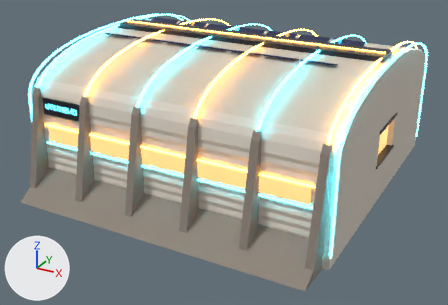
The FBX model My project/Assets/Resources/OutpostModules/Utilities.fbx: old version first, new version second.
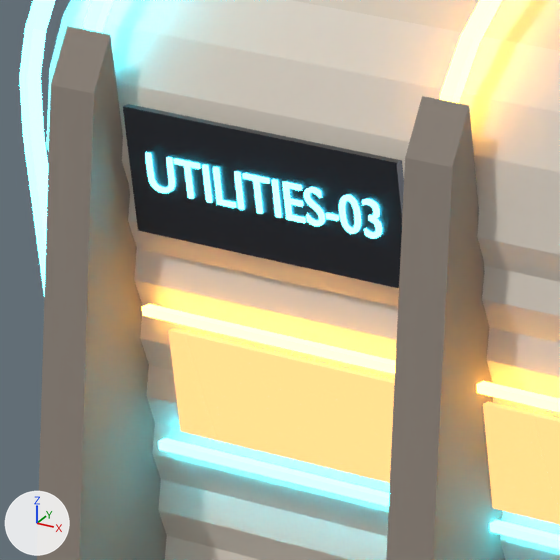
The first picture shows the older version from a camera (50 mm lens) standing at (20.23, -16.64, 8.31) and looking at (11.54, -0.84, 0.41). The close-ups show the older and then the newer version on the part from 6% to 22% of the width and 27% to 52% of the height of that picture. Only the edits that show in the close-ups are written down. Arrows for +X, +Y and +Z are at lower left; the lights stay in place. Where no turn or scale is listed for an object, it has been applied to the vertices. Vertices at exactly the same position are counted once.

Before the edit, the objects in view are built like this:
```python
me_utilities_solid = bpy.data.meshes.new('Utilities solid')
me_utilities_solid.from_pydata(...)  # 500 vertices, 418 faces; spans x 7.12..16.38, y -5.46..5.46, z -0.3..3.87
# faces by material slot: [236, 78, 22, 82]
me_utilities_solid.materials.append(mat_shell_printed)  # pale yellow #d8cfc2
me_utilities_solid.materials.append(mat_int_printed)  # pale yellow #cfc4b4
me_utilities_solid.materials.append(mat_shell_gunmetal)  # dark grey #3a3d44
me_utilities_solid.materials.append(mat_shell_printed_dark)  # grey #8c8278
me_utilities_trim = bpy.data.meshes.new('Utilities trim')
me_utilities_trim.from_pydata(...)  # 3764 vertices, 4452 faces; spans x 7.06..16.43, y -4.44..4.44, z -0.06..4.02
me_utilities_trim.materials.append(mat_int_hazard)  # orange #e2a21b
me_utilities_trim.materials.append(mat_shell_light_amber)  # black #000000, glowing orange #ffb547
me_utilities_trim.materials.append(mat_shell_gunmetal)  # dark grey #3a3d44
me_utilities_trim.materials.append(mat_shell_light_cyan)  # black #000000, glowing cyan #3fe0ff
me_utilities_trim.materials.append(mat_shell_window)  # black #0e141c, glowing orange #ffc27a
me_utilities_trim.materials.append(mat_int_rubber)  # black #1a1b1f
me_utilities_trim.materials.append(mat_int_deck)  # dark grey #474b53
me_utilities_trim.materials.append(mat_int_panel)  # white #e9e6e0
me_utilities_trim.materials.append(mat_int_light_warm)  # black #000000, glowing beige #ffe9cf
me_utilities_trim.materials.append(mat_shell_solar)  # dark blue #1c2a55
ob_utilities_solid = bpy.data.objects.new('Utilities solid', me_utilities_solid)
ob_utilities_solid.location = (0.0, 0.0, 0.0)
ob_utilities_trim = bpy.data.objects.new('Utilities trim', me_utilities_trim)
ob_utilities_trim.location = (0.0, 0.0, 0.0)
```
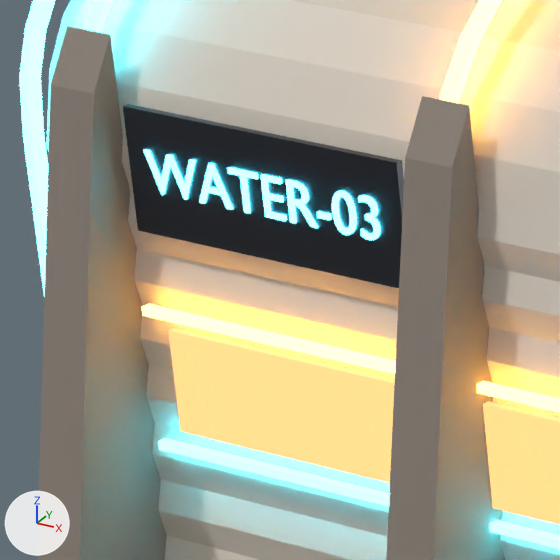
Diff of the bpy script that builds the scene:
```diff
--- a/My project/Assets/Resources/OutpostModules/Utilities.fbx.py
+++ b/My project/Assets/Resources/OutpostModules/Utilities.fbx.py
@@ me_utilities_trim @@
 # used by ob_utilities_trim; location = (0.0, 0.0, 0.0)
-me_utilities_trim.from_pydata(...)  # 3764 vertices, 4452 faces; spans x 7.06..16.43, y -4.44..4.44, z -0.06..4.02
+me_utilities_trim.from_pydata(...)  # 3548 vertices, 4152 faces; spans x 7.06..16.43, y -4.44..4.44, z -0.06..4.02
+# me_utilities_trim part 1: the loose piece of 24 vertices spanning x 8.38..8.47, y -4.41..-4.39, z 2.34..2.48 is copied, and the copy is moved by (-0.1, 0.0, 0.0); it spans x 8.27..8.37, y -4.41..-4.39, z 2.33..2.49
+# me_utilities_trim part 2: the loose piece of 22 vertices spanning x 7.65..7.67, y -0.04..0.08, z 2.77..2.89 is copied, and the copy is turned -90 degrees about the z axis through its middle and scaled by 1.42, then moved by (0.37, -4.42, -0.42); it spans x 7.95..8.11, y -4.41..-4.39, z 2.33..2.49
+# me_utilities_trim part 3: the loose piece of 16 vertices spanning x 8.18..8.31, y -4.41..-4.39, z 2.34..2.48 is rebuilt with 16 vertices and now spans x 8.11..8.25, y -4.41..-4.39, z 2.33..2.49
+# me_utilities_trim part 4: the loose piece of 16 vertices spanning x 7.84..7.96, y -4.41..-4.39, z 2.34..2.48 is deleted
+# me_utilities_trim part 5: the loose piece of 12 vertices spanning x 8.04..8.12, y -4.41..-4.39, z 2.34..2.48 is deleted
+# me_utilities_trim part 6: the loose piece of 8 vertices spanning x 7.98..8.0, y -4.41..-4.39, z 2.34..2.48 is deleted
+# me_utilities_trim part 7: the loose piece of 8 vertices spanning x 8.33..8.35, y -4.41..-4.39, z 2.34..2.48 is deleted
+# me_utilities_trim part 8: the loose piece of 8 vertices spanning x 8.14..8.16, y -4.41..-4.39, z 2.34..2.48 is deleted
+# me_utilities_trim part 9: 322 vertices moved from x 7.76..8.84, y -4.41..-4.39, z 2.33..2.48 to x 7.76..8.83, y -4.41..-4.39, z 2.32..2.5; 507 vertices removed from x 7.7..8.84, y -4.41..-4.39, z 2.33..2.48; 297 vertices added at x 7.69..8.83, y -4.41..-4.39, z 2.32..2.5
 me_utilities_trim.materials.append(mat_int_hazard)
```

Pixel boxes (x1, y1, x2, y2) of what changed, in the close-ups (560 x 560 px; the box of a moved part takes in the faces that stretch with it):
part 1 of me_utilities_trim, added
    after: (260, 174, 287, 221)
part 2 of me_utilities_trim, added
    after: (199, 163, 234, 210)
part 3 of me_utilities_trim, rebuilt (10% wider, 12% taller)
    before: (242, 173, 270, 214)
    after: (228, 167, 259, 213)
part 4 of me_utilities_trim, deleted
    before: (173, 158, 201, 199)
part 5 of me_utilities_trim, deleted
    before: (213, 167, 237, 208)
part 6 of me_utilities_trim, deleted
    before: (202, 164, 213, 203)
part 7 of me_utilities_trim, deleted
    before: (271, 179, 282, 218)
part 8 of me_utilities_trim, deleted
    before: (234, 171, 245, 210)
part 9 of me_utilities_trim, moved or reshaped
    before: (145, 152, 382, 239)
    after: (143, 149, 381, 240)
